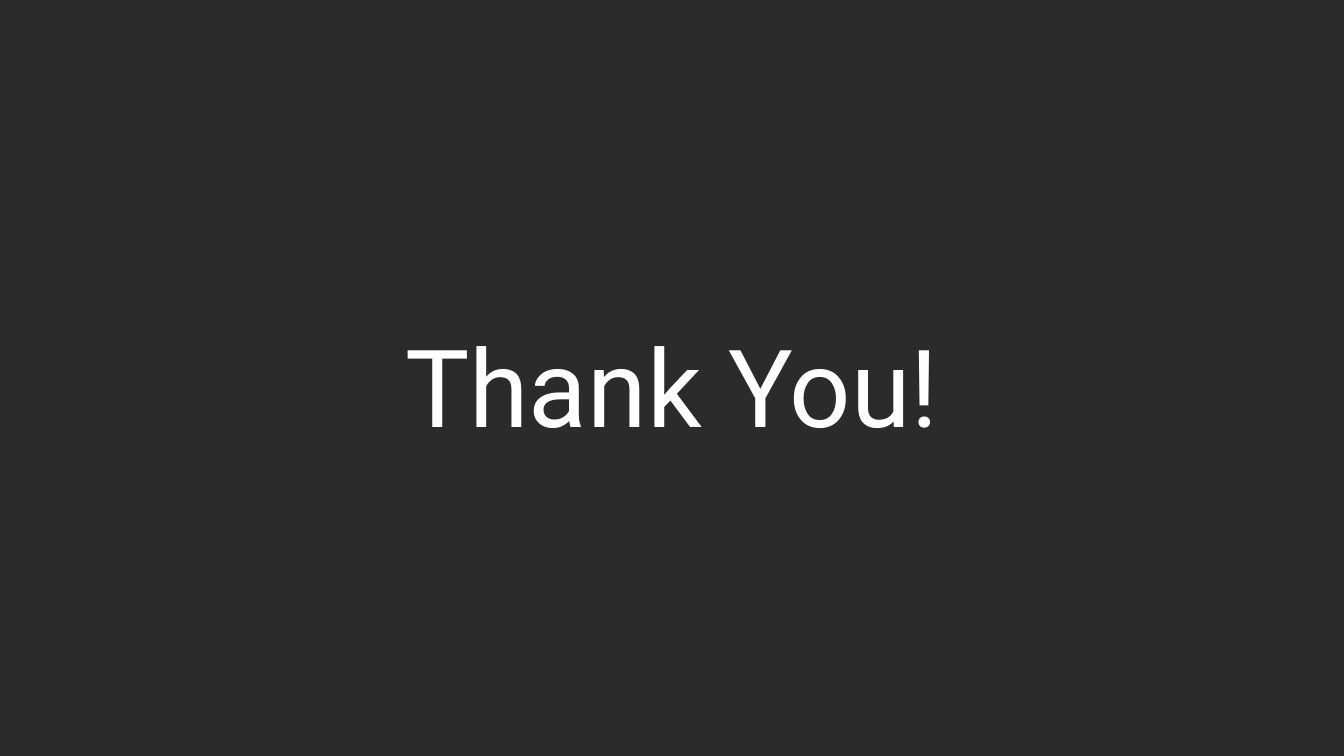
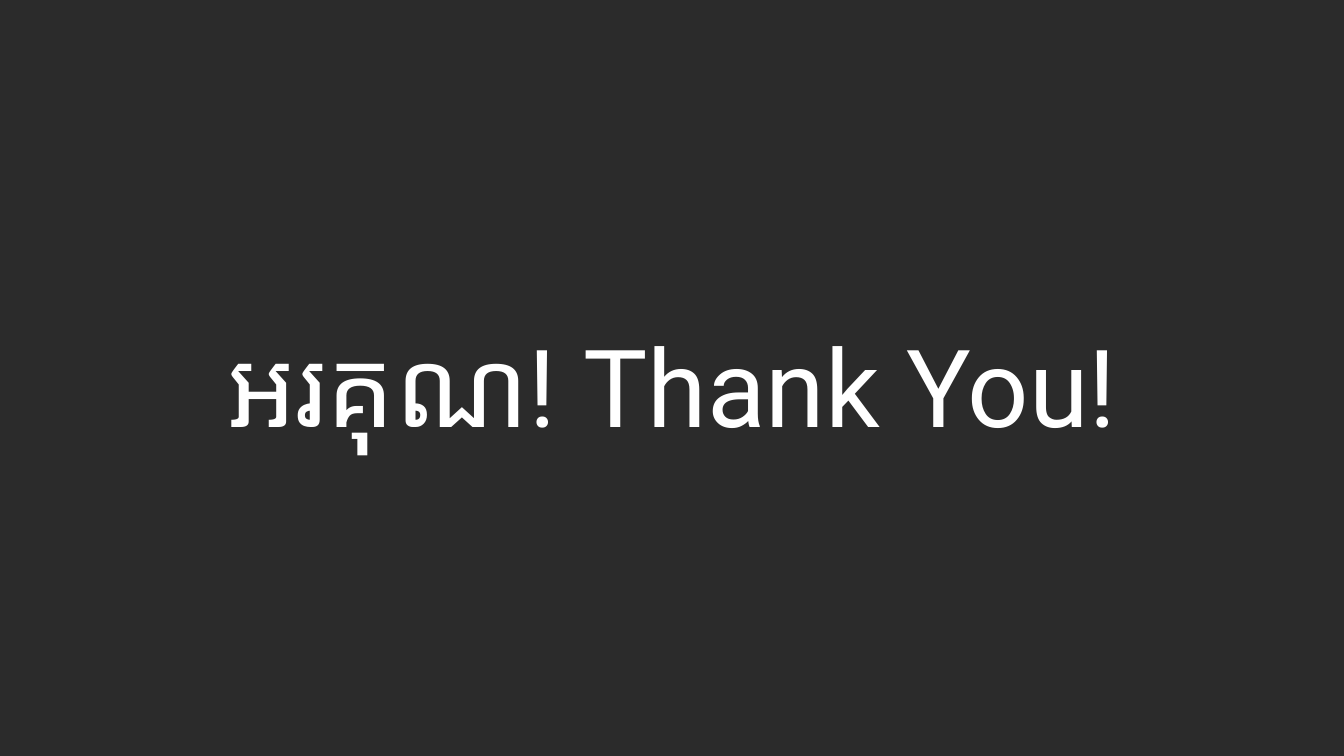
Before and after one commit to visalsing/cafe-khmaoch, a slide deck: slide 12 of src/assets/powerpoint/Stock Allocation.pptx. Drawn at 1344x756 pixels with LibreOffice and Linux fonts; fonts in the diff are those of the drawing; background and template pictures are left out; a plain dark background stands for a picture behind light text. Boxes give left, top, right and bottom in pixels: in the first picture for what was removed or moved away, otherwise in the second. Text is boxed around its words. In the diff, an @@ line names an element or a change of style, - is before the commit and + after.

```diff
--- a/src/assets/powerpoint/Stock Allocation.pptx
+++ b/src/assets/powerpoint/Stock Allocation.pptx
@@ text at [227,346,1117,455]: text changed @@
-Thank You!
+អរគុណ! Thank You!
```
Also in this commit, not shown: 6 other slides changed, 33 other files.
